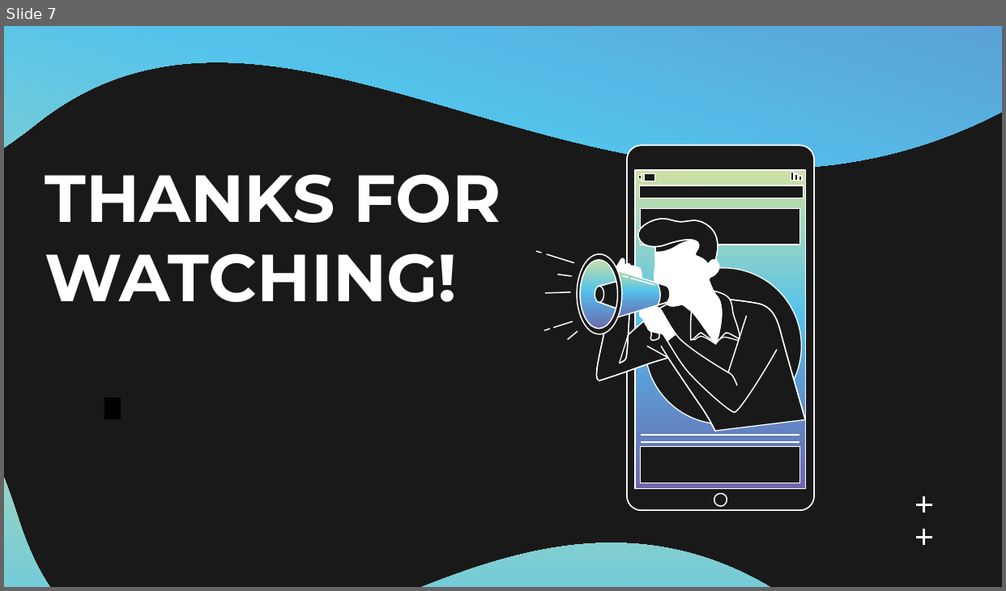
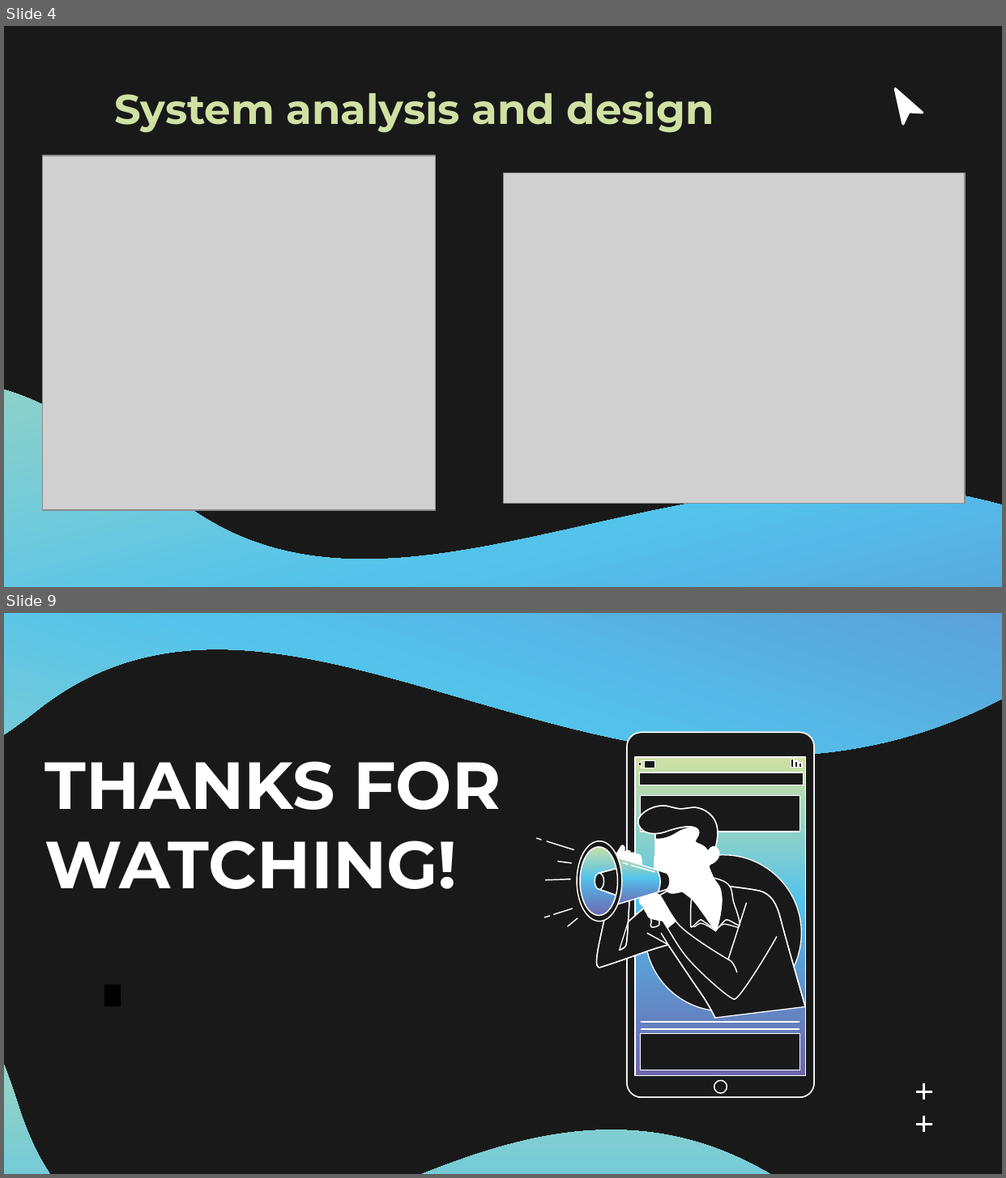
Before and after one commit to GD-Class-2/SaveMoneyTime, a slide deck: Báo cáo và Slide/slide-app-android-save-money.pptx. Shown one above the other, each under a label of ours: slide 7 before the commit, slides 4 and 9 after it; the slides between them are not shown. The pictures are 1006x591 and 1006x1178 pixels, drawn with LibreOffice and Linux fonts; fonts in the diff are those of the drawing; grey boxes stand for pictures. Boxes give left, top, right and bottom in pixels: in the first picture for what was removed or moved away, otherwise in the second. Text is boxed around its words. In the diff, an @@ line names an element or a change of style, - is before the commit and + after.

```diff
--- a/Báo cáo và Slide/slide-app-android-save-money.pptx
+++ b/Báo cáo và Slide/slide-app-android-save-money.pptx
@@ slide 4 added at box(4, 26, 1002, 587), background #191919 @@
@@ title added at box(115, 91, 714, 133), 30 pt, text #D0E1A3, bold @@
+System analysis and design
@@ freeform shape added at box(894, 88, 924, 126), fill #FFFFFF @@
@@ freeform shape added at box(4, 133, 1002, 587), fill gradient #D0E1A3 to #53C3EC to #5C9CD5 to #6E66AB @@
@@ picture added at box(42, 156, 435, 511) @@
@@ picture added at box(504, 173, 965, 503) @@
@@ freeform shape added at box(625, 304, 918, 587), fill #191919, outline #FFFFFF 0.75 pt @@
@@ what was slide 7 is now slide 9 @@
```
Also in this commit, not shown: 2 slides changed, 5 other slides added, 4 slides removed, 1 other file.
